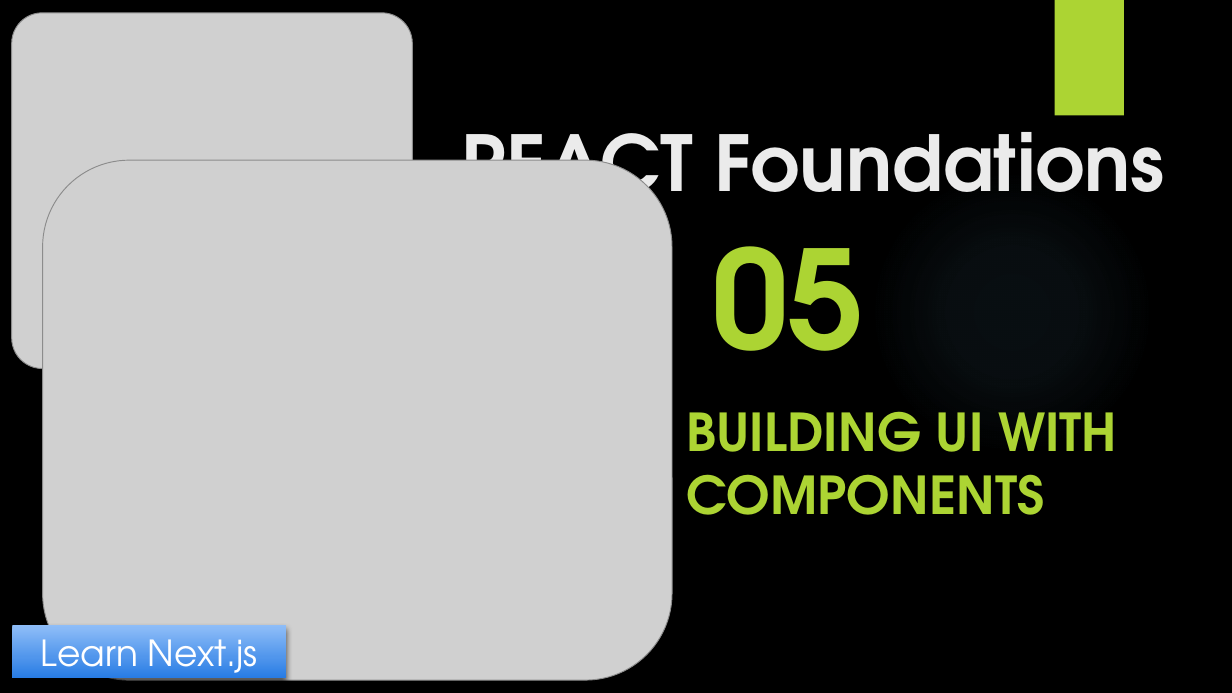
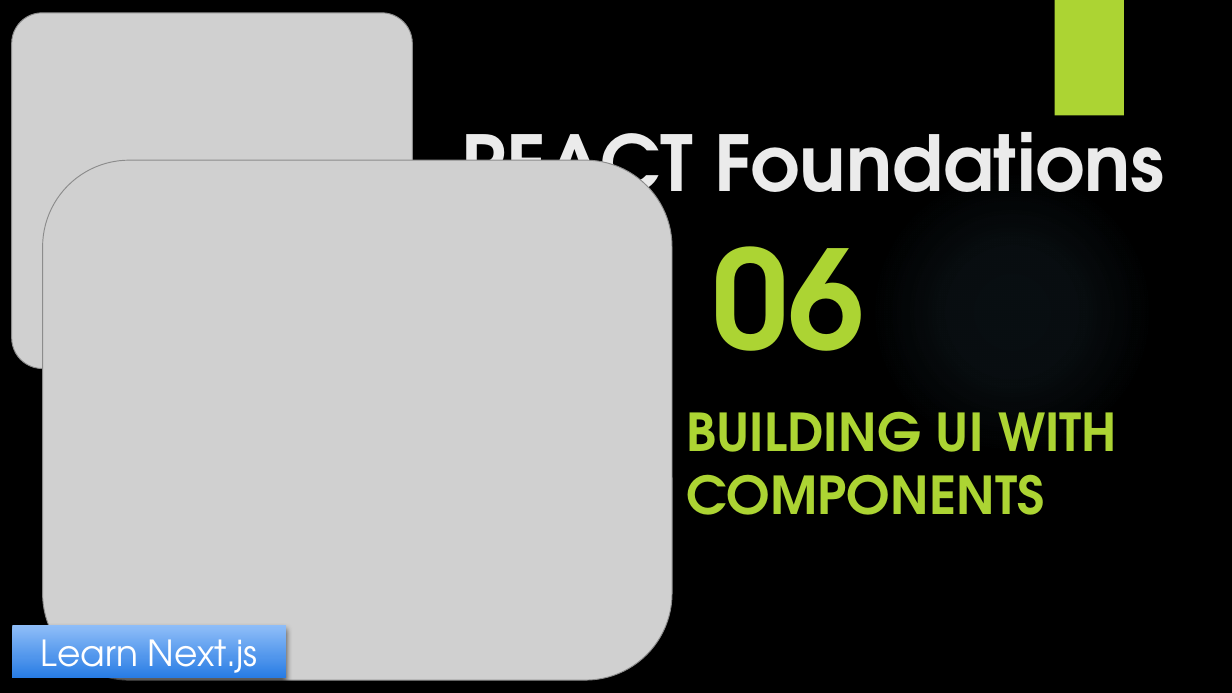
Before and after one commit to yasenstar/learn_javascript, a slide deck: slide 7 of learn_nextjs/1_React-Foundation/React_Foundations.pptx (slide 6 before the commit). Drawn at 1232x693 pixels with LibreOffice and Linux fonts; fonts in the diff are those of the drawing; grey boxes stand for pictures; background and template pictures are left out. Boxes give left, top, right and bottom in pixels: in the first picture for what was removed or moved away, otherwise in the second. Text is boxed around its words. In the diff, an @@ line names an element or a change of style, - is before the commit and + after.

```diff
--- a/learn_nextjs/1_React-Foundation/React_Foundations.pptx
+++ b/learn_nextjs/1_React-Foundation/React_Foundations.pptx
@@ text at [712,246,865,351]: text changed @@
-05
+06
```
Also in this commit, not shown: 6 other slides changed, 1 slide added, 2 other files.
